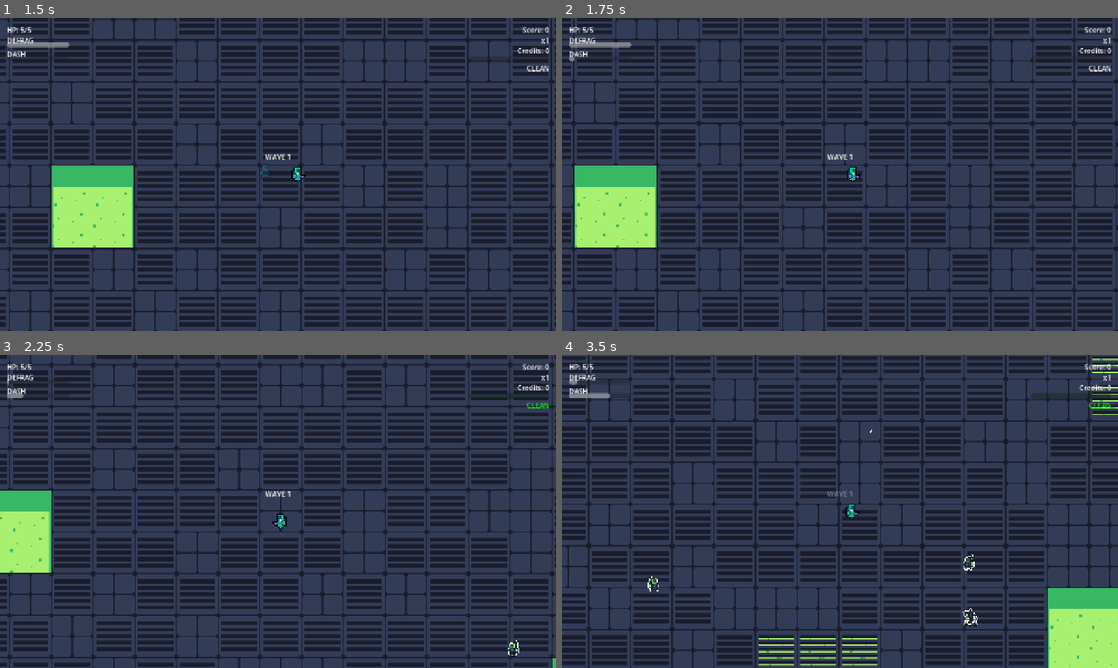
Above: before the commit, frames 1-4 (two rows, left to right).
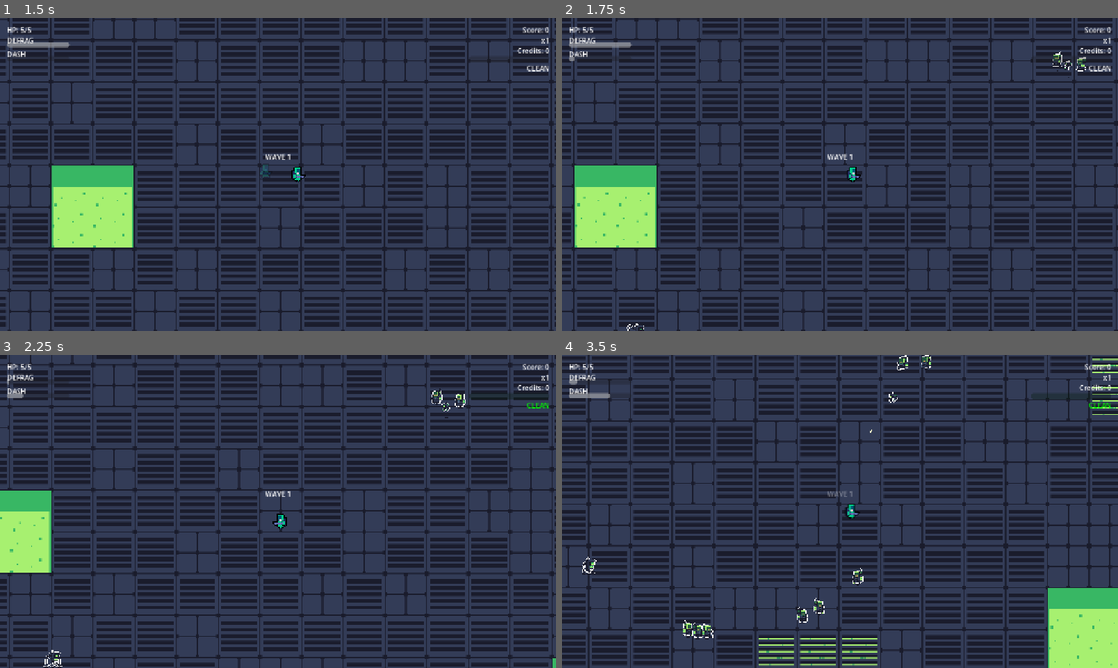
Above: after the commit, the same moments.

Repository: Gubari/ScreenRot
Game: Godot game, scene res://scenes/menus/main_menu.tscn
The game is run twice, just before and just after one commit, with the same random seed, the same clock (stepped at 60 frames per second) and the same inputs.
Inputs (mouse positions are in pixels of both pictures, inside the frame that each line leads up to):
- Up to frame 1 (1.5 s): click "START GAME" at 0.5 s; move the mouse to (400, 158) at 1.27 s; hold D (move_right) from 1.28 s (still down); tap Shift (dash) at 1.35 s
- Up to frame 2 (1.75 s): keep holding D (move_right)
- Up to frame 3 (2.25 s): move the mouse to (166, 527) at 2.02 s; release D (move_right) at 2.03 s; hold S (move_down) from 2.03 s (still down); tap Space (defrag) at 2.1 s
- Up to frame 4 (3.5 s): move the mouse to (895, 442) at 2.77 s; release S (move_down) at 2.78 s; press the mouse at (895, 442) at 2.78 s; hold D (move_right) from 2.78 s (still down)

Frame 1 is identical in both runs. In frame 2, 0.2% of the frame differs, in the area x 11-95%, y 10-100%; in frame 3, 0.3%; in frame 4, 0.8%, in the area x 3-75%, y 0-91%.

Commit message:
Igrac2, popravljen collision na boss-u, unapredjen WaveManager

Diff:
--- a/scenes/enemies/boss_bullet.tscn
+++ b/scenes/enemies/boss_bullet.tscn
@@ -1,26 +1,7 @@
-[gd_scene load_steps=13 format=3 uid="uid://boss_bullet001"]
+[gd_scene format=3 uid="uid://cpb6jrhsaryte"]
 
-[ext_resource type="Script" path="res://scripts/enemies/boss_bullet.gd" id="1_bullet"]
+[ext_resource type="Script" uid="uid://dl547r82ghjwl" path="res://scripts/enemies/boss_bullet.gd" id="1_bullet"]
 [ext_resource type="Texture2D" uid="uid://c0l3fmsrrt5qo" path="res://assets/sprites/enemies/BloatwareBoss/projectiles_x3.png" id="2_proj_atlas"]
-
-[sub_resource type="CircleShape2D" id="CircleShape2D_bullet"]
-radius = 10.0
-
-[sub_resource type="AtlasTexture" id="AtlasTexture_proj_0"]
-atlas = ExtResource("2_proj_atlas")
-region = Rect2(0, 672, 96, 96)
-
-[sub_resource type="AtlasTexture" id="AtlasTexture_proj_1"]
-atlas = ExtResource("2_proj_atlas")
-region = Rect2(96, 672, 96, 96)
-
-[sub_resource type="AtlasTexture" id="AtlasTexture_proj_2"]
-atlas = ExtResource("2_proj_atlas")
-region = Rect2(192, 672, 96, 96)
-
-[sub_resource type="AtlasTexture" id="AtlasTexture_proj_3"]
-atlas = ExtResource("2_proj_atlas")
-region = Rect2(288, 672, 96, 96)
 
 [sub_resource type="AtlasTexture" id="AtlasTexture_exp_0"]
 atlas = ExtResource("2_proj_atlas")
@@ -42,25 +23,24 @@
 atlas = ExtResource("2_proj_atlas")
 region = Rect2(384, 768, 96, 96)
 
+[sub_resource type="AtlasTexture" id="AtlasTexture_proj_0"]
+atlas = ExtResource("2_proj_atlas")
+region = Rect2(0, 672, 96, 96)
+
+[sub_resource type="AtlasTexture" id="AtlasTexture_proj_1"]
+atlas = ExtResource("2_proj_atlas")
+region = Rect2(96, 672, 96, 96)
+
+[sub_resource type="AtlasTexture" id="AtlasTexture_proj_2"]
+atlas = ExtResource("2_proj_atlas")
+region = Rect2(192, 672, 96, 96)
+
+[sub_resource type="AtlasTexture" id="AtlasTexture_proj_3"]
+atlas = ExtResource("2_proj_atlas")
+region = Rect2(288, 672, 96, 96)
+
 [sub_resource type="SpriteFrames" id="SpriteFrames_proj"]
 animations = [{
-"frames": [{
-"duration": 1.0,
-"texture": SubResource("AtlasTexture_proj_0")
-}, {
-"duration": 1.0,
-"texture": SubResource("AtlasTexture_proj_1")
-}, {
-"duration": 1.0,
-"texture": SubResource("AtlasTexture_proj_2")
-}, {
-"duration": 1.0,
-"texture": SubResource("AtlasTexture_proj_3")
-}],
-"loop": true,
-"name": &"fly",
-"speed": 8.0
-}, {
 "frames": [{
 "duration": 1.0,
 "texture": SubResource("AtlasTexture_exp_0")
@@ -80,21 +60,38 @@
 "loop": false,
 "name": &"explode",
 "speed": 10.0
+}, {
+"frames": [{
+"duration": 1.0,
+"texture": SubResource("AtlasTexture_proj_0")
+}, {
+"duration": 1.0,
+"texture": SubResource("AtlasTexture_proj_1")
+}, {
+"duration": 1.0,
+"texture": SubResource("AtlasTexture_proj_2")
+}, {
+"duration": 1.0,
+"texture": SubResource("AtlasTexture_proj_3")
+}],
+"loop": true,
+"name": &"fly",
+"speed": 8.0
 }]
 
-[node name="BossBullet" type="Area2D"]
+[sub_resource type="CircleShape2D" id="CircleShape2D_bullet"]
+
+[node name="BossBullet" type="Area2D" unique_id=1357723390]
 collision_layer = 8
-collision_mask = 1
 script = ExtResource("1_bullet")
 
-[node name="Sprite" type="AnimatedSprite2D" parent="."]
+[node name="Sprite" type="AnimatedSprite2D" parent="." unique_id=979839821]
+scale = Vector2(0.5, 0.5)
 sprite_frames = SubResource("SpriteFrames_proj")
 animation = &"fly"
-playing = true
 autoplay = "fly"
-scale = Vector2(0.5, 0.5)
 
-[node name="CollisionShape2D" type="CollisionShape2D" parent="."]
+[node name="CollisionShape2D" type="CollisionShape2D" parent="." unique_id=76757245]
 shape = SubResource("CircleShape2D_bullet")
 
 [connection signal="body_entered" from="." to="." method="_on_body_entered"]
--- a/scenes/game.tscn
+++ b/scenes/game.tscn
@@ -18,18 +18,24 @@
 [sub_resource type="Resource" id="Resource_ir15t"]
 script = ExtResource("11_trtic")
 enemy_type = "bloatware_boss"
+count = 3
+metadata/_custom_type_script = "uid://bilot01blr3po"
+
+[sub_resource type="Resource" id="Resource_trtic"]
+script = ExtResource("11_trtic")
 metadata/_custom_type_script = "uid://bilot01blr3po"
 
 [sub_resource type="Resource" id="Resource_ca42v"]
 script = ExtResource("7_kvuet")
 wave_name = "Wave 4"
-spawn_groups = Array[ExtResource("11_trtic")]([SubResource("Resource_ir15t")])
+spawn_groups = Array[ExtResource("11_trtic")]([SubResource("Resource_ir15t"), SubResource("Resource_trtic")])
+spawn_radius = 200.0
 metadata/_custom_type_script = "uid://cfdwc1asb32m2"
 
 [node name="Game" type="Node2D" unique_id=1244125603]
 script = ExtResource("2_game_manager")
 
-[node name="DungeonMap" parent="." instance=ExtResource("8_dungeon_map")]
+[node name="DungeonMap" parent="." unique_id=1555452792 instance=ExtResource("8_dungeon_map")]
 
 [node name="DebrisOverlay" parent="." unique_id=421083988 instance=ExtResource("6_debris_overlay")]
 
--- a/scripts/enemies/boss_bullet.gd
+++ b/scripts/enemies/boss_bullet.gd
@@ -10,9 +10,14 @@
 func _physics_process(delta: float) -> void:
 	position += direction * speed * delta
 	rotation = direction.angle()
-	var viewport_rect := get_viewport_rect()
-	if not viewport_rect.has_point(global_position):
-		queue_free()
+	var camera := get_viewport().get_camera_2d()
+	if camera:
+		if global_position.distance_to(camera.global_position) > 1500.0:
+			queue_free()
+	else:
+		var viewport_rect := get_viewport_rect()
+		if not viewport_rect.has_point(global_position):
+			queue_free()
 
 func _on_body_entered(body: Node2D) -> void:
 	if body.is_in_group("player") and body.has_method("take_damage"):
--- a/scripts/managers/enemy_spawner.gd
+++ b/scripts/managers/enemy_spawner.gd
@@ -11,6 +11,8 @@
 
 # Map bounds (set by game_manager after map generation)
 var map_rect: Rect2 = Rect2()
+# How far outside camera to spawn (set by game_manager from WaveManager)
+var spawn_margin: float = 96.0
 
 func _ready() -> void:
 	enemy_scenes = {
@@ -60,33 +62,26 @@
 			3: return Vector2(vp.x + margin, randf_range(margin, vp.y - margin))
 		return Vector2(-margin, -margin)
 
-	# Spawn off-camera but within map bounds
+	# Spawn at spawn_margin distance from camera center, within map bounds
 	var camera := get_viewport().get_camera_2d()
 	if not camera:
 		return map_rect.get_center()
 
-	var vp_size := get_viewport_rect().size
-	var cam_rect := Rect2(camera.global_position - vp_size / 2.0, vp_size)
-	var margin := 96.0  # One tile outside camera
+	var center := camera.global_position
+	var map_margin := 16.0
 
-	# Try to find a position inside map but outside camera view
 	for _attempt in 20:
-		var pos := Vector2(
-			randf_range(map_rect.position.x + margin, map_rect.end.x - margin),
-			randf_range(map_rect.position.y + margin, map_rect.end.y - margin)
-		)
-		if not cam_rect.has_point(pos):
+		var angle := randf() * TAU
+		var pos := center + Vector2(cos(angle), sin(angle)) * spawn_margin
+		if map_rect.grow(-map_margin).has_point(pos):
 			return pos
 
-	# Fallback: spawn at edge of camera view
-	var side := randi() % 4
-	var expanded := cam_rect.grow(margin)
-	match side:
-		0: return Vector2(randf_range(expanded.position.x, expanded.end.x), expanded.position.y)
-		1: return Vector2(randf_range(expanded.position.x, expanded.end.x), expanded.end.y)
-		2: return Vector2(expanded.position.x, randf_range(expanded.position.y, expanded.end.y))
-		3: return Vector2(expanded.end.x, randf_range(expanded.position.y, expanded.end.y))
-	return expanded.position
+	# Fallback: clamp to map bounds
+	var angle := randf() * TAU
+	var pos := center + Vector2(cos(angle), sin(angle)) * spawn_margin
+	pos.x = clampf(pos.x, map_rect.position.x + map_margin, map_rect.end.x - map_margin)
+	pos.y = clampf(pos.y, map_rect.position.y + map_margin, map_rect.end.y - map_margin)
+	return pos
 
 func _on_enemy_killed(pos: Vector2, type: String) -> void:
 	enemy_killed_global.emit(pos, type)
--- a/scripts/managers/game_manager.gd
+++ b/scripts/managers/game_manager.gd
@@ -74,6 +74,7 @@
 	tween.tween_property(wave_label, "modulate:a", 0.0, 1.5).set_delay(1.0)
 
 	var queue: Array = get_wave_data(current_wave)
+	enemy_spawner.spawn_margin = wave_manager.get_spawn_radius(current_wave)
 	enemy_spawner.start_spawning(queue)
 
 func get_wave_data(wave: int) -> Array:
--- a/scripts/managers/wave_data.gd
+++ b/scripts/managers/wave_data.gd
@@ -5,3 +5,6 @@
 
 @export var wave_name: String = "Wave"
 @export var spawn_groups: Array[SpawnGroup] = []
+## Distance from camera center at which enemies spawn (in pixels).
+## Low values (e.g. 5) = spawn right on the player. 0 = use default (600).
+@export var spawn_radius: float = 0.0
--- a/scripts/managers/wave_manager.gd
+++ b/scripts/managers/wave_manager.gd
@@ -9,6 +9,9 @@
 
 @export var waves: Array[WaveData] = []
 @export var is_endless_mode: bool = false
+## Default distance from camera center at which enemies spawn (in pixels).
+## Used when a WaveData doesn't set its own spawn_radius.
+@export var default_spawn_radius: float = 600.0
 
 ## Converts a WaveData resource into the spawn queue format
 ## that EnemySpawner expects: [{"type": String, "count": int, "delay": float}]
@@ -39,6 +42,15 @@
 
 	return queue
 
+func get_spawn_radius(wave_number: int) -> float:
+	if waves.is_empty():
+		return default_spawn_radius
+	var index := clampi(wave_number - 1, 0, waves.size() - 1)
+	var wave: WaveData = waves[index]
+	if wave.spawn_radius > 0.0:
+		return wave.spawn_radius
+	return default_spawn_radius
+
 func has_next_wave(current_wave: int) -> bool:
 	if is_endless_mode:
 		return true
Not shown: 1 places in scenes/game.tscn that only renumber resources
